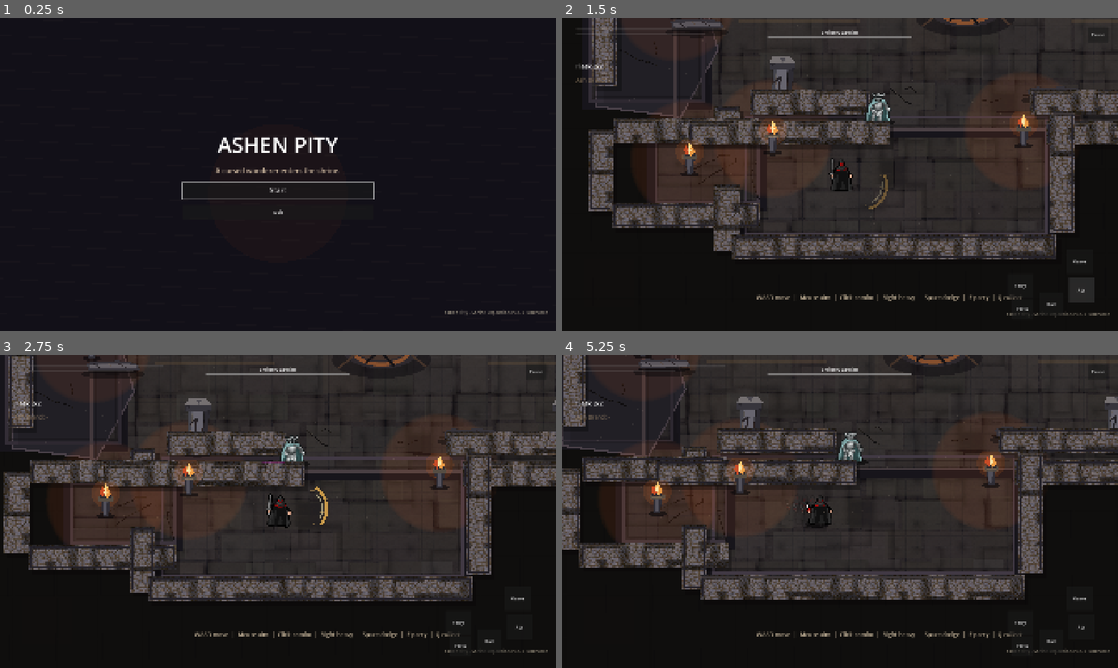
Above: before the commit, frames 1-4 (two rows, left to right).
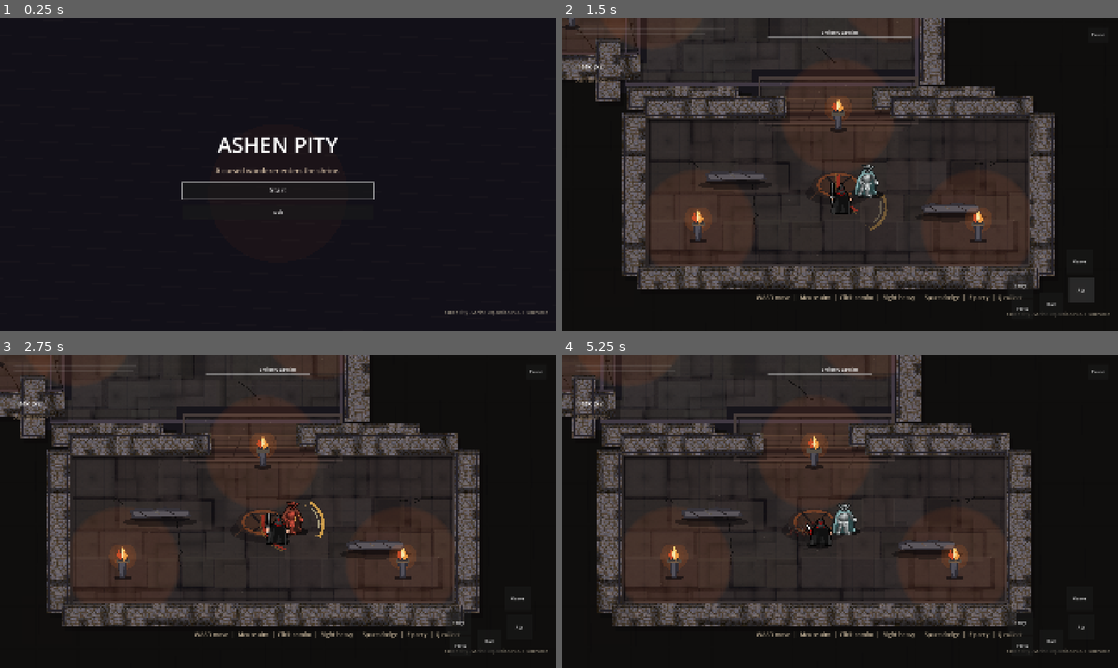
Above: after the commit, the same moments.

Repository: Seifeldin02/AshenPity
Game: Godot game, scene res://scenes/boot/Boot.tscn
Same seed, same stepped clock (60 frames per second), same inputs: the game is played once before the commit and once after it.
Inputs (mouse positions are in pixels of both pictures, inside the frame that each line leads up to):
- Up to frame 1 (0.25 s): no input
- Up to frame 2 (1.5 s): click "Start" at 0.5 s; click "Atk" at 1.25 s
- Up to frame 3 (2.75 s): move the mouse to (400, 495) at 2.02 s; hold D (move_right) from 2.03 s (still down); tap Q (collect) at 2.1 s; click (400, 495) at 2.17 s; tap Space (dodge) at 2.3 s
- Up to frame 4 (5.25 s): release D (move_right) at 2.75 s; drag from (728, 527) to (862, 508) at 2.77 s; move the mouse to (895, 442) at 3.52 s; hold D (move_right) 3.53-4.25 s; tap E (parry) at 3.6 s; tap Q (collect) at 3.8 s; drag from (812, 574) to (845, 477) at 4.27 s; move the mouse to (1006, 558) at 5.02 s; hold A (move_left) from 5.03 s (still down); tap Space (dodge) at 5.1 s

The runs differ from the first frame. In frame 2, 42% of the frame differs, in the area x 0-100%, y 0-87%; in frame 3, 42%; in frame 4, 42%.

Commit message:
feat: expand shrine trial and parry payoff

Diff:
--- a/scripts/autoload/BuildInfo.gd
+++ b/scripts/autoload/BuildInfo.gd
@@ -1,6 +1,6 @@
 extends Node
 
-const VERSION := "Ashen Pity - Shrine Expansion v0.5.0"
+const VERSION := "Ashen Pity - Shrine Expansion v0.5.1"
 const FALLBACK_COMMIT := "unknown"
 
 var commit_short := FALLBACK_COMMIT
--- a/scripts/autoload/GameBalance.gd
+++ b/scripts/autoload/GameBalance.gd
@@ -42,9 +42,13 @@
 const PLAYER_PARRY_ACTIVE := 0.145
 const PLAYER_PARRY_RECOVERY := 0.24
 const PLAYER_PARRY_STAMINA_RESTORE := 24.0
-const PLAYER_PARRY_STAGGER := 4.2
-const PLAYER_PARRY_DAMAGE := 12.0
-const PLAYER_PARRY_KNOCKBACK := 210.0
+const PLAYER_PARRY_STAGGER := 5.6
+const PLAYER_PARRY_DAMAGE := 22.0
+const PLAYER_PARRY_KNOCKBACK := 300.0
+const PLAYER_PARRY_BRAND_DURATION_BONUS := 2.5
+const PLAYER_PARRY_COLLECT_DAMAGE_MULTIPLIER := 1.18
+const PLAYER_PARRY_COLLECT_STAGGER_BONUS := 1.4
+const PLAYER_PARRY_COLLECT_KNOCKBACK_BONUS := 90.0
 const PLAYER_HEAL_AMOUNT := 38.0
 const PLAYER_HEAL_TIME := 0.75
 const PLAYER_STAMINA_REGEN := 78.0
--- a/scripts/enemies/ShrineGuardian.gd
+++ b/scripts/enemies/ShrineGuardian.gd
@@ -131,6 +131,17 @@
 	_brand_hits = 0
 	_brand_timer = GameBalance.ASH_BRAND_DURATION
 	_play_audio("ash_brand", -5.0)
+	brand_changed.emit(ash_branded, collect_ready)
+
+
+func prime_parry_collect(_source: Node) -> void:
+	if state in [EnemyState.DYING, EnemyState.DEAD]:
+		return
+	ash_branded = true
+	collect_ready = true
+	_brand_hits = GameBalance.ASH_BRAND_HITS_TO_COLLECT
+	_brand_timer = GameBalance.ASH_BRAND_DURATION + GameBalance.PLAYER_PARRY_BRAND_DURATION_BONUS
+	_play_audio("ash_brand", -3.5)
 	brand_changed.emit(ash_branded, collect_ready)
 
 
--- a/scripts/player/PlayerController.gd
+++ b/scripts/player/PlayerController.gd
@@ -47,6 +47,7 @@
 var _dead_emitted := false
 var _perfect_dodge_used := false
 var _parry_success := false
+var _parry_collect_bonus := false
 var _collect_target: Node
 
 func _ready() -> void:
@@ -106,6 +107,7 @@
 		return false
 	_perfect_dodge_used = true
 	branded_enemy = enemy
+	_parry_collect_bonus = false
 	stamina = minf(stamina + GameBalance.PLAYER_PERFECT_DODGE_STAMINA_RESTORE, GameBalance.PLAYER_MAX_STAMINA)
 	stamina_changed.emit(stamina, GameBalance.PLAYER_MAX_STAMINA)
 	if enemy.has_method("apply_ash_brand"):
@@ -364,7 +366,11 @@
 func _start_collect() -> void:
 	_heavy_chain_count = 0
 	_collect_target = branded_enemy
-	_current_attack = GameBalance.COLLECT_ATTACK
+	_current_attack = GameBalance.COLLECT_ATTACK.duplicate()
+	if _parry_collect_bonus:
+		_current_attack["damage"] = float(_current_attack["damage"]) * GameBalance.PLAYER_PARRY_COLLECT_DAMAGE_MULTIPLIER
+		_current_attack["stagger"] = float(_current_attack["stagger"]) + GameBalance.PLAYER_PARRY_COLLECT_STAGGER_BONUS
+		_current_attack["knockback"] = float(_current_attack["knockback"]) + GameBalance.PLAYER_PARRY_COLLECT_KNOCKBACK_BONUS
 	stamina = CombatMathUtil.spend_stamina(stamina, float(GameBalance.COLLECT_ATTACK["stamina"]))
 	_regen_delay = GameBalance.PLAYER_STAMINA_REGEN_DELAY
 	stamina_changed.emit(stamina, GameBalance.PLAYER_MAX_STAMINA)
@@ -431,6 +437,7 @@
 			body.consume_ash_brand()
 			branded_enemy = null
 			collect_ready = false
+			_parry_collect_bonus = false
 		hit_confirmed.emit(hit_kind, body.global_position)
 	elif body.has_method("take_damage"):
 		_hit_targets.append(body)
@@ -457,9 +464,17 @@
 	_parry_success = true
 	stamina = minf(stamina + GameBalance.PLAYER_PARRY_STAMINA_RESTORE, GameBalance.PLAYER_MAX_STAMINA)
 	stamina_changed.emit(stamina, GameBalance.PLAYER_MAX_STAMINA)
-	if is_instance_valid(enemy) and enemy.has_method("receive_parry"):
-		enemy.receive_parry(self, hit_position)
-	_play_audio("enemy_stagger", -5.0)
+	if is_instance_valid(enemy):
+		branded_enemy = enemy
+		collect_ready = true
+		_parry_collect_bonus = true
+		InputRouter.set_collect_available(true)
+		if enemy.has_method("receive_parry"):
+			enemy.receive_parry(self, hit_position)
+		if enemy.has_method("prime_parry_collect"):
+			enemy.prime_parry_collect(self)
+		ash_brand_changed.emit(enemy, true)
+	_play_audio("collect", -5.0)
 	hit_confirmed.emit("parry", hit_position)
 	return true
 
@@ -474,6 +489,7 @@
 		collect_ready = branded_enemy.is_collect_ready()
 	else:
 		collect_ready = false
+		_parry_collect_bonus = false
 		if not is_instance_valid(branded_enemy):
 			branded_enemy = null
 	InputRouter.set_collect_available(collect_ready)
@@ -501,6 +517,7 @@
 	_queued_light = false
 	_queued_heavy = false
 	_dead_emitted = false
+	_parry_collect_bonus = false
 	_combo_index = 0
 	_combo_timer = 0.0
 	branded_enemy = null
--- a/scripts/trial/AshTrial.gd
+++ b/scripts/trial/AshTrial.gd
@@ -6,13 +6,20 @@
 
 const WAVES := [
 	{
-		"label": "Stage 1 - Entrance Lesson",
+		"label": "Stage 1 - Pilgrim Court",
 		"spawns": [
-			{"kind": "guardian", "pos": Vector2(-210, 150)}
+			{"kind": "guardian", "pos": Vector2(140, 850)}
 		]
 	},
 	{
-		"label": "Stage 2 - Central Shrine",
+		"label": "Stage 2 - Entrance Lesson",
+		"spawns": [
+			{"kind": "guardian", "pos": Vector2(-210, 150)},
+			{"kind": "hound", "pos": Vector2(85, 390)}
+		]
+	},
+	{
+		"label": "Stage 3 - Central Shrine",
 		"spawns": [
 			{"kind": "guardian", "pos": Vector2(-320, -85)},
 			{"kind": "guardian", "pos": Vector2(310, -100)},
@@ -20,32 +27,37 @@
 		]
 	},
 	{
-		"label": "Stage 3 - Ossuary Pressure",
+		"label": "Stage 4 - Deep Ossuary",
 		"spawns": [
-			{"kind": "hound", "pos": Vector2(-1240, -420)},
-			{"kind": "guardian", "pos": Vector2(-1030, -305)},
-			{"kind": "archer", "pos": Vector2(-1285, -535)}
+			{"kind": "hound", "pos": Vector2(-1880, -430)},
+			{"kind": "hound", "pos": Vector2(-1720, -245)},
+			{"kind": "guardian", "pos": Vector2(-1240, -420)},
+			{"kind": "archer", "pos": Vector2(-2020, -555)}
 		]
 	},
 	{
-		"label": "Stage 4 - Reliquary Crossfire",
+		"label": "Stage 5 - Reliquary Crossfire",
 		"spawns": [
 			{"kind": "archer", "pos": Vector2(1050, -520)},
+			{"kind": "archer", "pos": Vector2(1900, -525)},
 			{"kind": "archer", "pos": Vector2(1310, -330)},
-			{"kind": "guardian", "pos": Vector2(1155, -250)}
+			{"kind": "guardian", "pos": Vector2(1770, -265)}
 		]
 	},
 	{
-		"label": "Stage 5 - Bell Gate",
+		"label": "Stage 6 - Bell Gate",
 		"spawns": [
 			{"kind": "bell_bearer", "pos": Vector2(0, -830)},
-			{"kind": "hound", "pos": Vector2(-380, -820)}
+			{"kind": "hound", "pos": Vector2(-380, -820)},
+			{"kind": "archer", "pos": Vector2(410, -880)}
 		]
 	},
 	{
 		"label": "Final - Ashen Judicator",
 		"spawns": [
-			{"kind": "ashen_judicator", "pos": Vector2(0, -1295)}
+			{"kind": "ashen_judicator", "pos": Vector2(0, -1295)},
+			{"kind": "guardian", "pos": Vector2(-315, -1170)},
+			{"kind": "guardian", "pos": Vector2(315, -1170)}
 		]
 	}
 ]
--- a/scripts/world/ShrineArena.gd
+++ b/scripts/world/ShrineArena.gd
@@ -219,6 +219,10 @@
 		shake = 0.42
 		stop = 0.050
 		effect = "heavy"
+	elif kind == "parry":
+		shake = 0.62
+		stop = 0.070
+		effect = "brand"
 	elif kind == "collect":
 		shake = 0.78
 		stop = 0.075
--- a/scripts/world/ShrineRoute.gd
+++ b/scripts/world/ShrineRoute.gd
@@ -1,16 +1,18 @@
 extends RefCounted
 class_name ShrineRoute
 
-const CAMERA_LIMIT_LEFT := -1980
+const CAMERA_LIMIT_LEFT := -2320
 const CAMERA_LIMIT_TOP := -1680
-const CAMERA_LIMIT_RIGHT := 1980
-const CAMERA_LIMIT_BOTTOM := 1040
-const CAMERA_ZOOM := Vector2(1.22, 1.22)
-
-const PLAYER_START := Vector2(-360, 430)
+const CAMERA_LIMIT_RIGHT := 2320
+const CAMERA_LIMIT_BOTTOM := 1320
+const CAMERA_ZOOM := Vector2(1.18, 1.18)
+
+const PLAYER_START := Vector2(0, 930)
 const GUARDIAN_SPAWNS := [Vector2(-280, -80), Vector2(310, -120), Vector2(120, 160)]
 
 const ENTRANCE := Rect2(-620, 270, 850, 330)
+const SOUTH_STEPS := Rect2(-230, 580, 460, 130)
+const PILGRIM_COURT := Rect2(-560, 700, 1120, 430)
 const SIDE_ALCOVE := Rect2(-875, 340, 290, 170)
 const LOWER_PASSAGE := Rect2(-210, 145, 420, 140)
 const CENTRAL := Rect2(-820, -305, 1640, 610)
@@ -20,14 +22,20 @@
 const ALTAR := Rect2(-520, -620, 1040, 310)
 const WEST_OSSUARY := Rect2(-1420, -650, 560, 500)
 const WEST_PASSAGE := Rect2(-900, -455, 360, 180)
+const WEST_DEEP_PASSAGE := Rect2(-1590, -505, 190, 220)
+const WEST_DEEP_CRYPT := Rect2(-2140, -665, 560, 520)
 const EAST_RELIQUARY := Rect2(860, -660, 600, 505)
 const EAST_PASSAGE := Rect2(540, -455, 360, 180)
+const EAST_DEEP_PASSAGE := Rect2(1400, -505, 190, 220)
+const EAST_DEEP_CHAPEL := Rect2(1580, -665, 560, 520)
 const NORTH_NAVE := Rect2(-690, -1015, 1380, 360)
 const BOSS_SANCTUM := Rect2(-510, -1460, 1020, 390)
 const SANCTUM_PASSAGE := Rect2(-235, -1120, 470, 160)
 
 const ROOMS := [
 	ENTRANCE,
+	SOUTH_STEPS,
+	PILGRIM_COURT,
 	SIDE_ALCOVE,
 	LOWER_PASSAGE,
 	CENTRAL,
@@ -37,8 +45,12 @@
 	ALTAR,
 	WEST_PASSAGE,
 	WEST_OSSUARY,
+	WEST_DEEP_PASSAGE,
+	WEST_DEEP_CRYPT,
 	EAST_PASSAGE,
 	EAST_RELIQUARY,
+	EAST_DEEP_PASSAGE,
+	EAST_DEEP_CHAPEL,
 	NORTH_NAVE,
 	SANCTUM_PASSAGE,
 	BOSS_SANCTUM
@@ -46,6 +58,8 @@
 
 const TEST_VISIBILITY_POINTS := [
 	Vector2(-470, 520),
+	Vector2(0, 930),
+	Vector2(0, 645),
 	Vector2(140, 520),
 	Vector2(-665, 430),
 	Vector2(-900, 0),
@@ -54,13 +68,21 @@
 	Vector2(-430, -520),
 	Vector2(430, -520),
 	Vector2(-1240, -420),
+	Vector2(-1900, -430),
 	Vector2(1240, -425),
+	Vector2(1900, -430),
 	Vector2(0, -850),
 	Vector2(0, -1320)
 ]
 
 const WALLS := [
-	["EntranceSouth", Vector2(-200, 638), Vector2(920, 70)],
+	["PilgrimSouth", Vector2(0, 1164), Vector2(1180, 72)],
+	["PilgrimWest", Vector2(-598, 920), Vector2(72, 480)],
+	["PilgrimEast", Vector2(598, 920), Vector2(72, 480)],
+	["PilgrimNorthLeft", Vector2(-360, 666), Vector2(420, 64)],
+	["PilgrimNorthRight", Vector2(360, 666), Vector2(420, 64)],
+	["EntranceSouthLeft", Vector2(-455, 638), Vector2(330, 70)],
+	["EntranceSouthRight", Vector2(280, 638), Vector2(360, 70)],
 	["EntranceWestLower", Vector2(-675, 555), Vector2(72, 185)],
 	["EntranceWestUpper", Vector2(-675, 288), Vector2(72, 96)],
 	["EntranceEast", Vector2(276, 425), Vector2(72, 345)],
@@ -73,23 +95,34 @@
 	["RightOuter", Vector2(1030, 18), Vector2(72, 360)],
 	["CentralSouthLeft", Vector2(-500, 315), Vector2(570, 70)],
 	["CentralSouthRight", Vector2(540, 315), Vector2(620, 70)],
-	["CentralNorthLeft", Vector2(-520, -322), Vector2(600, 70)],
-	["CentralNorthRight", Vector2(520, -322), Vector2(600, 70)],
-	["AltarWest", Vector2(-574, -464), Vector2(74, 310)],
-	["AltarEast", Vector2(574, -464), Vector2(74, 310)],
-	["AltarNorth", Vector2(0, -664), Vector2(1160, 72)],
-	["AltarSouthLeft", Vector2(-400, -286), Vector2(370, 70)],
-	["AltarSouthRight", Vector2(400, -286), Vector2(370, 70)],
+	["CentralNorthLeft", Vector2(-300, -322), Vector2(360, 70)],
+	["CentralNorthRight", Vector2(300, -322), Vector2(360, 70)],
+	["AltarNorthLeft", Vector2(-410, -664), Vector2(360, 72)],
+	["AltarNorthRight", Vector2(410, -664), Vector2(360, 72)],
+	["AltarSouthLeft", Vector2(-250, -286), Vector2(190, 70)],
+	["AltarSouthRight", Vector2(250, -286), Vector2(190, 70)],
 	["WestPassageNorth", Vector2(-720, -504), Vector2(370, 58)],
 	["WestPassageSouth", Vector2(-720, -246), Vector2(370, 58)],
-	["WestOssuaryWest", Vector2(-1468, -395), Vector2(70, 515)],
+	["WestOssuaryWestUpper", Vector2(-1468, -570), Vector2(70, 150)],
+	["WestOssuaryWestLower", Vector2(-1468, -235), Vector2(70, 215)],
 	["WestOssuaryNorth", Vector2(-1140, -690), Vector2(620, 66)],
 	["WestOssuarySouth", Vector2(-1170, -124), Vector2(560, 66)],
 	["EastPassageNorth", Vector2(720, -510), Vector2(370, 58)],
 	["EastPassageSouth", Vector2(720, -246), Vector2(370, 58)],
-	["EastReliquaryEast", Vector2(1510, -404), Vector2(70, 520)],
+	["WestDeepWest", Vector2(-2188, -405), Vector2(72, 540)],
+	["WestDeepNorth", Vector2(-1860, -706), Vector2(620, 66)],
+	["WestDeepSouth", Vector2(-1870, -110), Vector2(590, 66)],
+	["WestDeepPassageNorth", Vector2(-1498, -535), Vector2(190, 58)],
+	["WestDeepPassageSouth", Vector2(-1498, -255), Vector2(190, 58)],
+	["EastReliquaryEastUpper", Vector2(1510, -570), Vector2(70, 150)],
+	["EastReliquaryEastLower", Vector2(1510, -235), Vector2(70, 215)],
 	["EastReliquaryNorth", Vector2(1160, -700), Vector2(650, 66)],
 	["EastReliquarySouth", Vector2(1170, -124), Vector2(575, 66)],
+	["EastDeepEast", Vector2(2188, -405), Vector2(72, 540)],
+	["EastDeepNorth", Vector2(1860, -706), Vector2(620, 66)],
+	["EastDeepSouth", Vector2(1870, -110), Vector2(590, 66)],
+	["EastDeepPassageNorth", Vector2(1498, -535), Vector2(190, 58)],
+	["EastDeepPassageSouth", Vector2(1498, -255), Vector2(190, 58)],
 	["NaveWest", Vector2(-736, -830), Vector2(72, 370)],
 	["NaveEast", Vector2(736, -830), Vector2(72, 370)],
 	["NaveNorthLeft", Vector2(-455, -1056), Vector2(560, 66)],
@@ -120,11 +153,20 @@
 	["NavePillarB", Vector2(470, -830), Vector2(58, 82), "pillar"],
 	["BossPillarA", Vector2(-330, -1240), Vector2(70, 92), "pillar"],
 	["BossPillarB", Vector2(330, -1240), Vector2(70, 92), "pillar"],
-	["BossAltar", Vector2(0, -1370), Vector2(250, 70), "altar"]
+	["BossAltar", Vector2(0, -1370), Vector2(250, 70), "altar"],
+	["PilgrimBrokenA", Vector2(-300, 870), Vector2(175, 42), "broken_wall"],
+	["PilgrimBrokenB", Vector2(330, 965), Vector2(170, 42), "broken_wall"],
+	["DeepCryptBoneA", Vector2(-1950, -500), Vector2(150, 44), "broken_wall"],
+	["DeepCryptBoneB", Vector2(-1740, -280), Vector2(150, 44), "broken_wall"],
+	["DeepChapelShelfA", Vector2(1760, -500), Vector2(150, 44), "broken_wall"],
+	["DeepChapelShelfB", Vector2(1980, -300), Vector2(150, 44), "broken_wall"]
 ]
 
 const TORCHES := [
 	Vector2(-545, 330),
+	Vector2(-410, 1015),
+	Vector2(410, 1015),
+	Vector2(0, 690),
 	Vector2(165, 310),
 	Vector2(-780, 390),
 	Vector2(-820, -55),
@@ -134,8 +176,12 @@
 	Vector2(-330, -555),
 	Vector2(335, -555),
 	Vector2(-1340, -570),
+	Vector2(-2050, -520),
+	Vector2(-1690, -225),
 	Vector2(-910, -235),
 	Vector2(940, -560),
+	Vector2(1690, -225),
+	Vector2(2050, -520),
 	Vector2(1370, -250),
 	Vector2(-610, -900),
 	Vector2(610, -900),
--- a/scripts/world/ShrineRouteLayer.gd
+++ b/scripts/world/ShrineRouteLayer.gd
@@ -36,13 +36,17 @@
 		_draw_room_floor(room)
 	_draw_irregular_edges()
 	_draw_room_trim(Route.ENTRANCE, Color("#413944"))
+	_draw_room_trim(Route.PILGRIM_COURT, Color("#3d3636"))
+	_draw_room_trim(Route.SOUTH_STEPS, Color("#463c3a"))
 	_draw_room_trim(Route.SIDE_ALCOVE, Color("#3b333b"))
 	_draw_room_trim(Route.LEFT_SIDE_PATH, Color("#332d36"))
 	_draw_room_trim(Route.RIGHT_SIDE_PATH, Color("#332d36"))
 	_draw_room_trim(Route.CENTRAL, Color("#493f43"))
 	_draw_room_trim(Route.ALTAR, Color("#514347"))
 	_draw_room_trim(Route.WEST_OSSUARY, Color("#3b3431"))
+	_draw_room_trim(Route.WEST_DEEP_CRYPT, Color("#322c2b"))
 	_draw_room_trim(Route.EAST_RELIQUARY, Color("#3c3740"))
+	_draw_room_trim(Route.EAST_DEEP_CHAPEL, Color("#393540"))
 	_draw_room_trim(Route.NORTH_NAVE, Color("#403940"))
 	_draw_room_trim(Route.BOSS_SANCTUM, Color("#4a3537"))
 	_draw_stairs()
@@ -84,11 +88,13 @@
 	var base_tint := Color(0.70, 0.66, 0.64, 0.82)
 	if room == Route.ALTAR:
 		base_tint = Color(0.82, 0.72, 0.66, 0.90)
+	elif room == Route.PILGRIM_COURT or room == Route.SOUTH_STEPS:
+		base_tint = Color(0.62, 0.53, 0.49, 0.86)
 	elif room == Route.SIDE_ALCOVE or room == Route.LEFT_SIDE_PATH or room == Route.RIGHT_SIDE_PATH:
 		base_tint = Color(0.58, 0.55, 0.58, 0.82)
-	elif room == Route.WEST_OSSUARY:
+	elif room == Route.WEST_OSSUARY or room == Route.WEST_DEEP_CRYPT:
 		base_tint = Color(0.60, 0.55, 0.49, 0.86)
-	elif room == Route.EAST_RELIQUARY:
+	elif room == Route.EAST_RELIQUARY or room == Route.EAST_DEEP_CHAPEL:
 		base_tint = Color(0.64, 0.60, 0.66, 0.84)
 	elif room == Route.BOSS_SANCTUM:
 		base_tint = Color(0.76, 0.56, 0.54, 0.90)
@@ -148,6 +154,7 @@
 
 
 func _draw_stairs() -> void:
+	_draw_texture_centered(_textures.get("stairs"), Vector2(0, 690), Vector2(1.1, 0.54), Color(0.86, 0.78, 0.72, 0.82))
 	_draw_texture_centered(_textures.get("stairs"), Vector2(0, -360), Vector2(1.18, 0.72), Color(0.95, 0.90, 0.86, 0.90))
 	_draw_texture_centered(_textures.get("stairs"), Vector2(0, -1125), Vector2(1.35, 0.78), Color(0.95, 0.84, 0.78, 0.92))
 
@@ -159,10 +166,15 @@
 func _draw_room_landmarks() -> void:
 	_draw_texture_centered(_textures.get("bone_debris"), Vector2(-1260, -410), Vector2(1.0, 1.0), Color(0.90, 0.84, 0.78, 0.78))
 	_draw_texture_centered(_textures.get("bone_debris"), Vector2(-1040, -540), Vector2(0.78, 0.78), Color(0.80, 0.76, 0.70, 0.62))
+	_draw_texture_centered(_textures.get("bone_debris"), Vector2(-1960, -440), Vector2(1.15, 1.15), Color(0.88, 0.80, 0.72, 0.80))
+	_draw_texture_centered(_textures.get("bone_debris"), Vector2(-1710, -250), Vector2(0.86, 0.86), Color(0.82, 0.76, 0.68, 0.72))
 	_draw_texture_centered(_textures.get("reliquary"), Vector2(1095, -470), Vector2(1.05, 1.05), Color(0.84, 0.80, 0.88, 0.86))
 	_draw_texture_centered(_textures.get("reliquary"), Vector2(1325, -305), Vector2(0.90, 0.90), Color(0.82, 0.78, 0.86, 0.82))
+	_draw_texture_centered(_textures.get("reliquary"), Vector2(1815, -480), Vector2(1.12, 1.12), Color(0.82, 0.78, 0.88, 0.86))
+	_draw_texture_centered(_textures.get("reliquary"), Vector2(2020, -305), Vector2(0.92, 0.92), Color(0.78, 0.74, 0.84, 0.78))
 	_draw_texture_centered(_textures.get("sealed_door"), Vector2(0, -1405), Vector2(1.35, 1.15), Color(0.90, 0.78, 0.72, 0.92))
 	_draw_texture_centered(_textures.get("brazier"), Vector2(0, -1260), Vector2(0.92, 0.92), Color(1.0, 0.88, 0.78, 0.88))
+	_draw_texture_centered(_textures.get("brazier"), Vector2(0, 900), Vector2(0.82, 0.82), Color(1.0, 0.86, 0.72, 0.80))
 
 
 func _draw_light_pool(center: Vector2, radius: float) -> void:
@@ -206,8 +218,10 @@
 						warm += 0.010
 					elif room == Route.SIDE_ALCOVE or room == Route.LEFT_SIDE_PATH or room == Route.RIGHT_SIDE_PATH:
 						shade *= 0.88
-					elif room == Route.WEST_OSSUARY:
+					elif room == Route.WEST_OSSUARY or room == Route.WEST_DEEP_CRYPT:
 						shade *= 0.86
+					elif room == Route.PILGRIM_COURT:
+						warm += 0.012
 					elif room == Route.BOSS_SANCTUM:
 						warm += 0.018
 					_floor_cells.append({
--- a/tests/playtest_harness.gd
+++ b/tests/playtest_harness.gd
@@ -18,7 +18,7 @@
 func _run() -> void:
 	_artifact_dir = ProjectSettings.globalize_path("res://playtest_artifacts")
 	DirAccess.make_dir_recursive_absolute(_artifact_dir)
-	get_tree().create_timer(75.0).timeout.connect(_on_timeout)
+	get_tree().create_timer(120.0).timeout.connect(_on_timeout)
 	_log("Stage 0.5 deterministic playtest harness started.")
 	InputRouter.begin_simulation()
 	_arena = ArenaScene.instantiate()
@@ -52,20 +52,32 @@
 func _scenario_route_movement() -> void:
 	_log("Scenario: movement through route waypoints.")
 	var waypoints := [
+		Vector2(0, 900),
+		Vector2(0, 690),
+		Vector2(0, 505),
+		Vector2(-330, 420),
 		Vector2(-660, 430),
 		Vector2(-330, 420),
 		Vector2(0, 225),
 		Vector2(0, -20),
 		Vector2(-290, -225),
-		Vector2(-560, -145),
-		Vector2(-290, -225),
+		Vector2(-730, -360),
+		Vector2(-1240, -420),
+		Vector2(-1900, -430),
+		Vector2(-1240, -420),
 		Vector2(0, -35),
-		Vector2(0, -330),
-		Vector2(330, -500)
+		Vector2(730, -360),
+		Vector2(1240, -425),
+		Vector2(1900, -430),
+		Vector2(1240, -425),
+		Vector2(730, -360),
+		Vector2(260, -520),
+		Vector2(0, -850),
+		Vector2(0, -1320)
 	]
 	_setup_player(Route.PLAYER_START, Vector2.RIGHT)
 	for waypoint in waypoints:
-		await _drive_toward(waypoint, 2.2)
+		await _drive_toward(waypoint, 3.6)
 		_assert_true(_player.global_position.distance_to(waypoint) < 130.0, "player moved near waypoint %s, reached %s" % [str(waypoint), str(_player.global_position.round())])
 		_assert_true(Route.is_inside_route(_player.global_position), "player remains inside route near %s" % str(waypoint))
 
@@ -184,6 +196,11 @@
 	await _step(0.34, Vector2.ZERO, Vector2.RIGHT)
 	_assert_true(_player.get("health") >= start_health, "parry prevented incoming attack damage")
 	_assert_true(guardian.get("health") < enemy_start_health or guardian.get("state_name") == "stagger", "parry staggered or damaged enemy")
+	_assert_true(guardian.get("collect_ready") and _player.get("collect_ready"), "parry immediately primed Collect")
+	var before_collect: float = guardian.get("health")
+	InputRouter.press_collect()
+	await _step(0.42, Vector2.ZERO, Vector2.RIGHT)
+	_assert_true(guardian.get("health") < before_collect, "parry-primed Collect converted into immediate damage")
 
 
 func _scenario_ash_brand_collect() -> void:
--- a/tests/test_runner.gd
+++ b/tests/test_runner.gd
@@ -143,6 +143,8 @@
 	var active_end := GameBalance.PLAYER_PARRY_STARTUP + GameBalance.PLAYER_PARRY_ACTIVE
 	_assert_true(startup > 0.0 and active_end < 0.25, "parry active window is fast and readable")
 	_assert_true(GameBalance.PLAYER_PARRY_COST > 0.0, "parry spends stamina")
+	_assert_true(GameBalance.PLAYER_PARRY_COLLECT_DAMAGE_MULTIPLIER > 1.0, "parry-primed Collect has a damage payoff")
+	_assert_true(GameBalance.PLAYER_PARRY_COLLECT_STAGGER_BONUS > 0.0, "parry-primed Collect has a stagger payoff")
 
 
 func _test_enemy_configs_exist() -> void:
Not shown, changed: README.md
Not shown, changed: docs/DEVLOG.md
Not shown, changed: docs/EDITING_GUIDE.md
Not shown, changed: docs/FILE_MAP.md
Not shown, changed: docs/QA_STAGE_1_3.md
